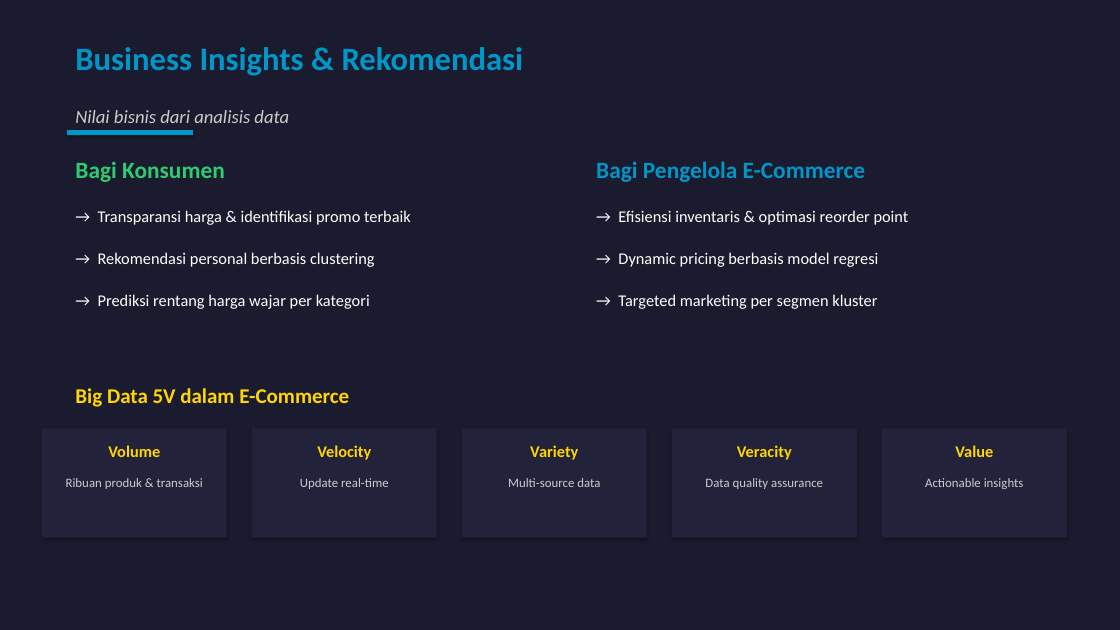
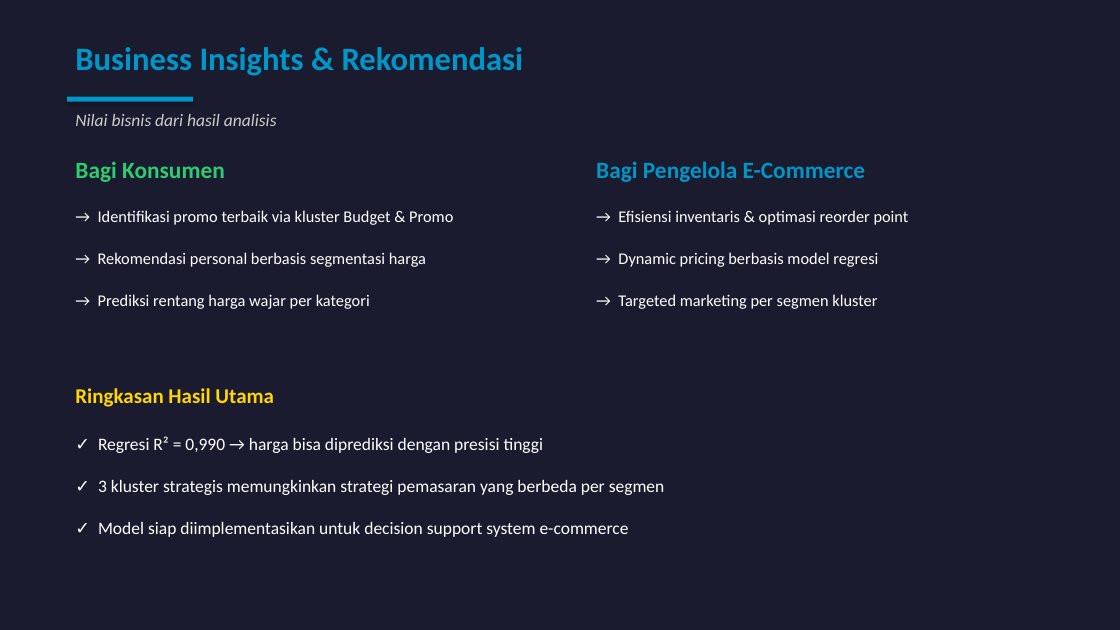
Before and after one commit to gadingnst/project-data-science, a slide deck: slide 9 of uas/presentasi_proyek.pptx (slide 12 before the commit). Drawn at 1120x630 pixels with LibreOffice and Linux fonts; fonts in the diff are those of the drawing. Boxes give left, top, right and bottom in pixels: in the first picture for what was removed or moved away, otherwise in the second. Text is boxed around its words. In the diff, an @@ line names an element or a change of style, - is before the commit and + after.

Commit message:
feat(uas): revamp 2 PPTs with distinct themes + presentation scripts
PPT Gading (dark theme, 11 slides):
- Web scraping, statistik deskriptif, regresi linier, k-Means clustering
- Business insights & rekomendasi

PPT Rina (white/light theme, 11 slides):
- Latar belakang, CRISP-DM, data cleaning, korelasi Pearson
- Klasifikasi DT/RF, Big Data 5V

Scripts:
- skrip_presentasi_gading.md (Zoom recording cheatsheet)
- skrip_presentasi_rina.md (Zoom recording cheatsheet)

```diff
--- a/uas/presentasi_proyek.pptx
+++ b/uas/presentasi_proyek.pptx
@@ rectangle moved from (x1=67, y1=130, x2=193, y2=135) to (x1=67, y1=97, x2=193, y2=102) @@
@@ text at (x1=75, y1=114, x2=277, y2=126): text changed; size 16 to 15 pt @@
-Nilai bisnis dari analisis data
+Nilai bisnis dari hasil analisis
@@ text at (x1=98, y1=210, x2=453, y2=225): text changed @@
-→ Transparansi harga & identifikasi promo terbaik
+→ Identifikasi promo terbaik via kluster Budget & Promo
@@ text at (x1=98, y1=252, x2=426, y2=267): text changed @@
-→ Rekomendasi personal berbasis clustering
+→ Rekomendasi personal berbasis segmentasi harga
@@ text at (x1=75, y1=388, x2=274, y2=407): text changed @@
-Big Data 5V dalam E-Commerce
+Ringkasan Hasil Utama
@@ rectangle removed at (x1=42, y1=429, x2=227, y2=538) @@
@@ text added at (x1=98, y1=436, x2=544, y2=453), 15 pt, text #FFFFFF @@
+✓ Regresi R² = 0,990 → harga bisa diprediksi dengan presisi tinggi
@@ text removed at (x1=108, y1=445, x2=160, y2=457) @@
-Volume
@@ rectangle removed at (x1=252, y1=429, x2=437, y2=538) @@
@@ text removed at (x1=317, y1=445, x2=371, y2=460) @@
-Velocity
@@ rectangle removed at (x1=462, y1=429, x2=647, y2=538) @@
@@ text removed at (x1=530, y1=445, x2=578, y2=460) @@
-Variety
@@ rectangle removed at (x1=672, y1=429, x2=857, y2=538) @@
@@ text removed at (x1=737, y1=445, x2=792, y2=460) @@
-Veracity
@@ rectangle removed at (x1=882, y1=429, x2=1067, y2=538) @@
@@ text removed at (x1=955, y1=445, x2=993, y2=457) @@
-Value
@@ text removed at (x1=66, y1=478, x2=203, y2=489) @@
-Ribuan produk & transaksi
@@ text removed at (x1=300, y1=478, x2=389, y2=489) @@
-Update real-time
@@ text removed at (x1=508, y1=478, x2=600, y2=487) @@
-Multi-source data
@@ text removed at (x1=705, y1=478, x2=823, y2=489) @@
-Data quality assurance
@@ text removed at (x1=925, y1=478, x2=1024, y2=489) @@
-Actionable insights
@@ text added at (x1=98, y1=480, x2=665, y2=495), 15 pt, text #FFFFFF @@
+✓ 3 kluster strategis memungkinkan strategi pemasaran yang berbeda per segmen
@@ text added at (x1=98, y1=522, x2=629, y2=537), 15 pt, text #FFFFFF @@
+✓ Model siap diimplementasikan untuk decision support system e-commerce
```
Also in this commit, not shown: 7 other slides changed, 3 slides added, 5 slides removed, 3 other files.
